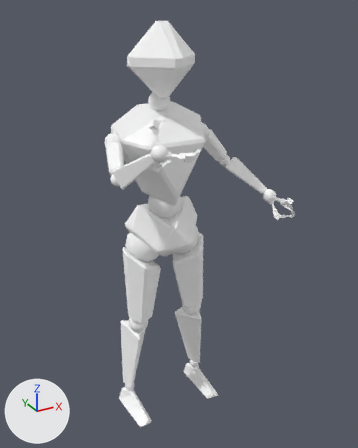
The Blender file assets/character.blend as it was, and as the next commit left it.
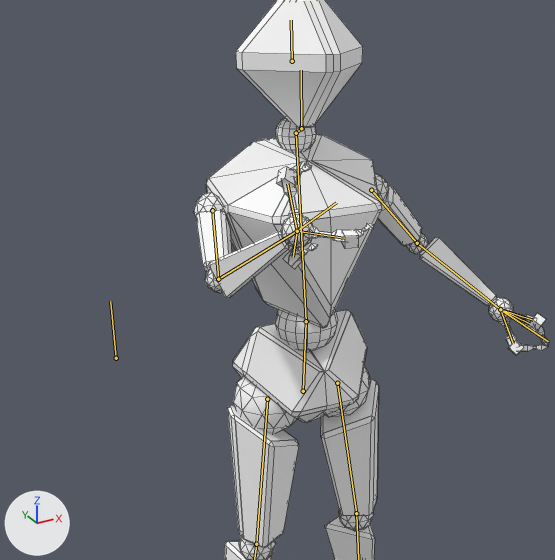
Each version is shown whole from a 50 mm camera at (-1.12, -2.26, 2.25) aimed at (0.04, -0.16, 1.2), then close up on the part from 0% to 83% of the width and 6% to 74% of the height. Arrows for +X, +Y and +Z are at lower left; the lights stay in place. Both versions are drawn at frame 63 of the action 'pickup'; the numbers are the values there. The bones that bend it are drawn over the model as lines in the close-ups. The close-ups show mesh edges as thin lines.
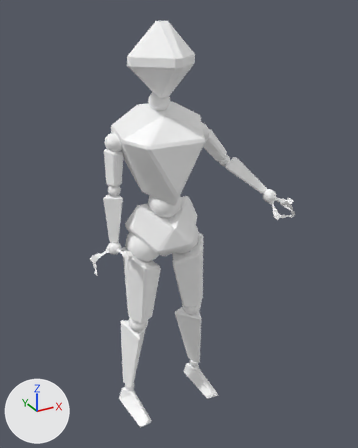
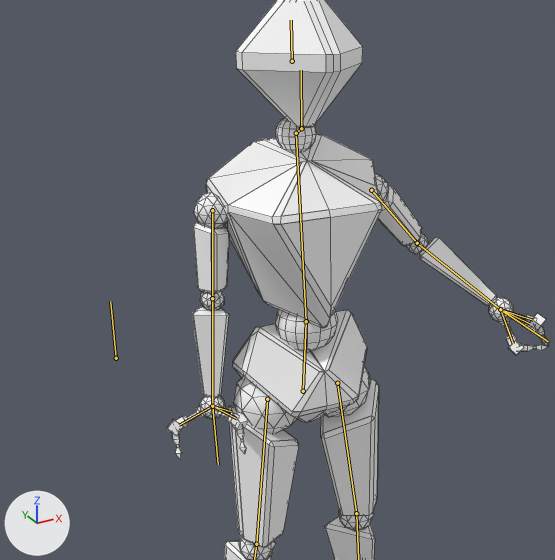
Location of each change, (x1, y1, x2, y2) in pixels of the close-ups (555 x 560 px):
'mesh', posed: before (194, 0, 549, 560); after (167, 0, 549, 560)

The change in detail:
Bone 'handIK.R' (bone_handik_r) moves from (-0.429, -0.237, 0.327) to (-0.079, -0.19, -0.381).
Bone 'handIK.R' (bone_handik_r) turns from (-151, -53, -44) to (-41, -10, 20) degrees about its own x, y and z.
